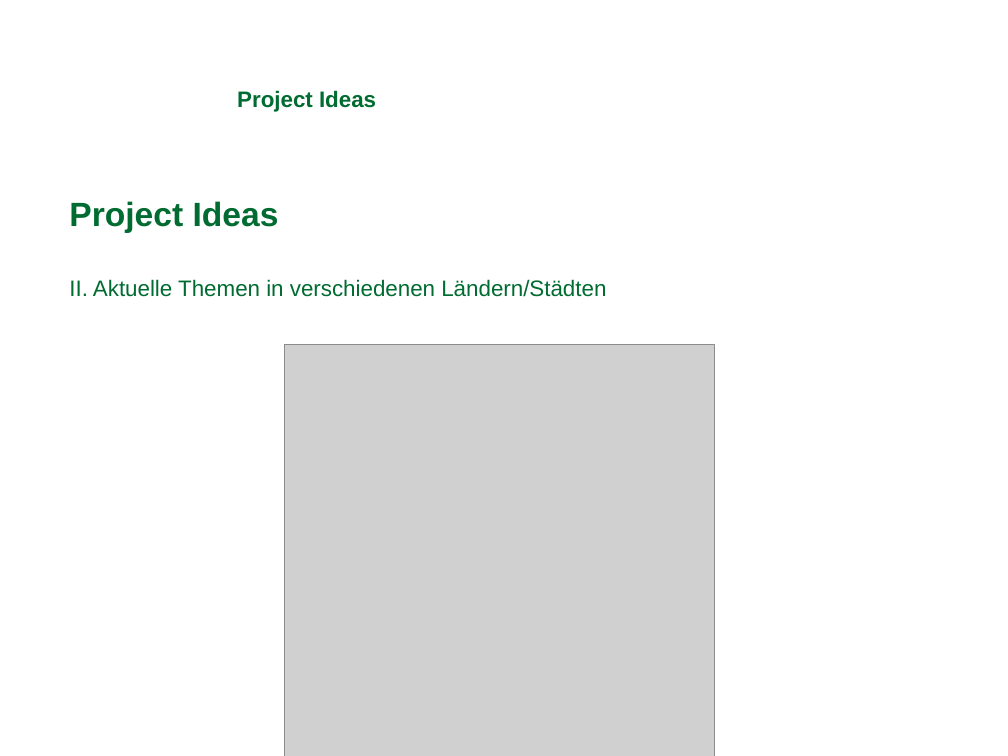
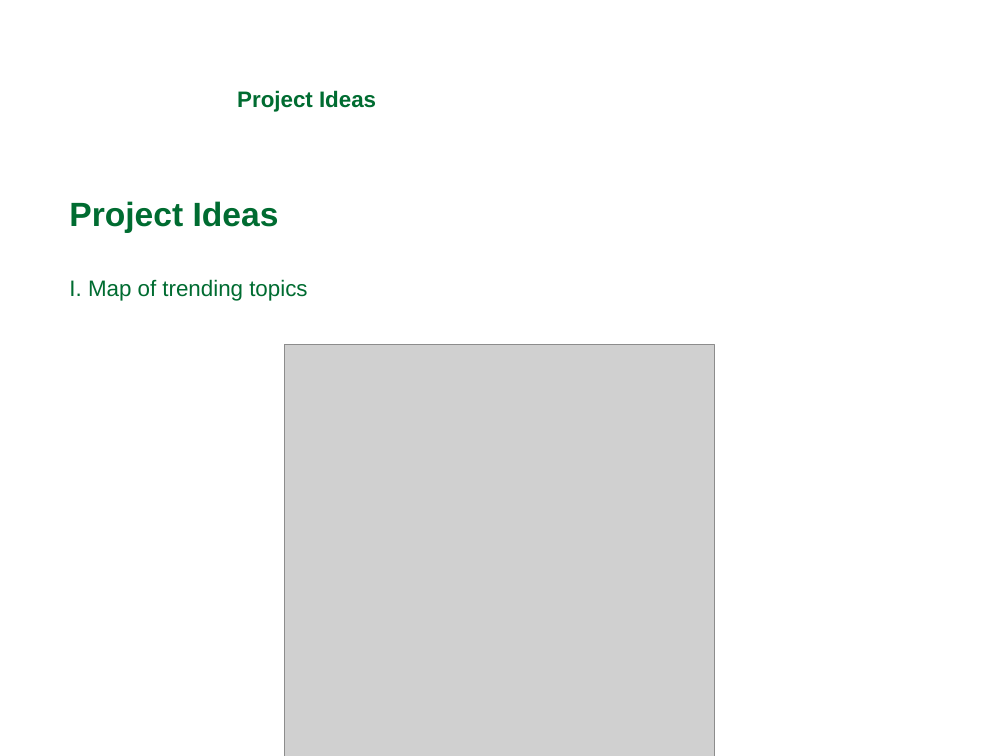
Before and after one commit to michaelprummer/datascience, a slide deck: slide 17 of GeoScope/DataScience1.ppt (slide 18 before the commit). Drawn at 1008x756 pixels with LibreOffice and Linux fonts; fonts in the diff are those of the drawing; grey boxes stand for pictures; background and template pictures are left out. Boxes give left, top, right and bottom in pixels: in the first picture for what was removed or moved away, otherwise in the second. Text is boxed around its words. In the diff, an @@ line names an element or a change of style, - is before the commit and + after.

```diff
--- a/GeoScope/DataScience1.ppt
+++ b/GeoScope/DataScience1.ppt
@@ text at box(69, 279, 307, 301): text changed @@
-II. Aktuelle Themen in verschiedenen Ländern/Städten
+I. Map of trending topics
```
Also in this commit, not shown: 5 other slides changed, 1 slide added, 1 slide removed.
